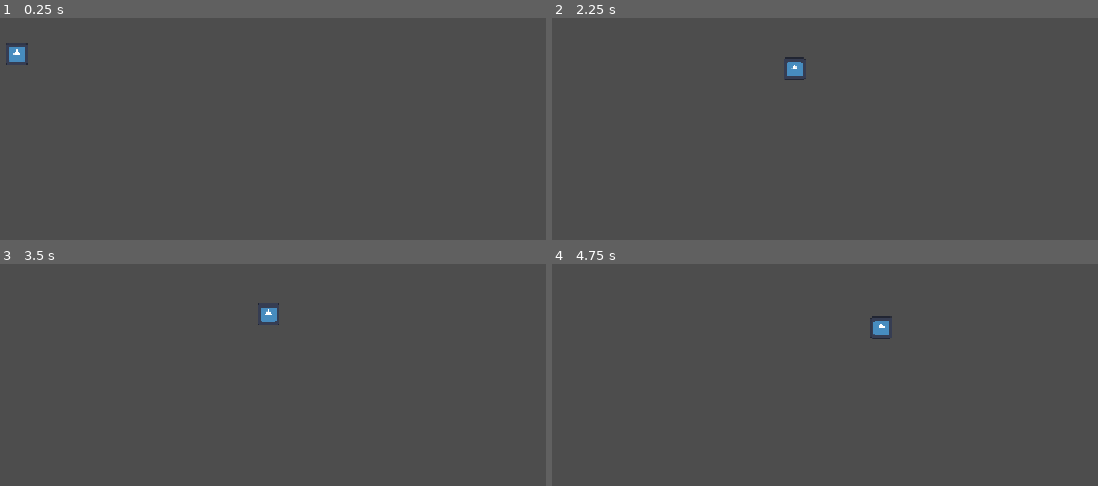
Above: before the commit, frames 1-4 (two rows, left to right).
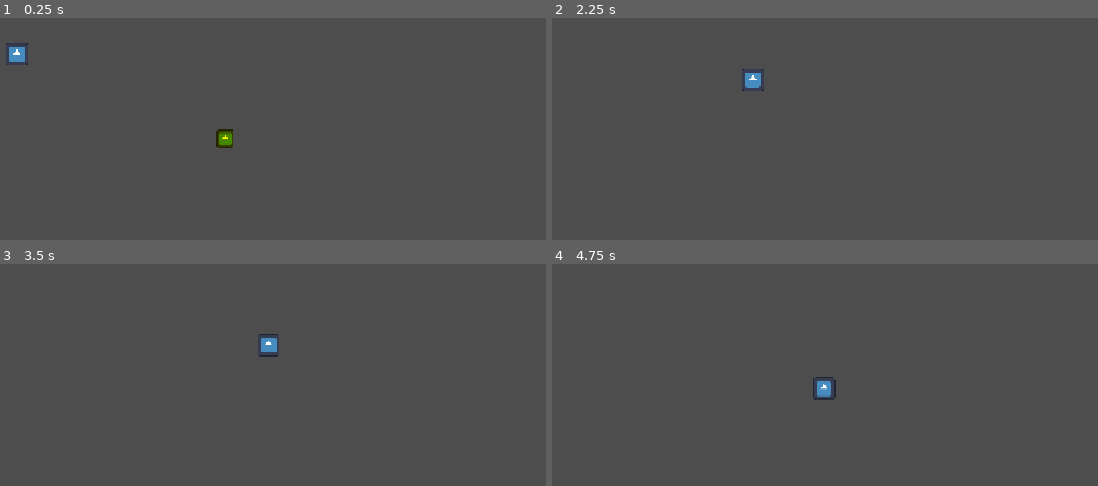
Above: after the commit, the same moments.

Repository: CS-etchigoba/godot-fashion-ability-research
Game: Godot game, scene res://scenes/main.tscn
Two runs of this game, one before a commit and one after it. Both use one fixed random seed, a clock stepped at 60 frames per second and the inputs below. The project has no main scene, so this scene is started directly. The engine's default icon, where the game draws it, is replaced by a stand-in: a white triangle on a blue panel in a dark square.
Inputs:
- Up to frame 1 (0.25 s): no input
- Up to frame 2 (2.25 s): hold D (move_right) 0.53-2.03 s; tap Shift (dash, bound only after the commit) at 0.6, 1.55, 2.1 s; tap Space (jump) at 0.77, 0.8, 1.07, 1.35, 1.52, 1.82 s; hold A (move_left) from 2.03 s (still down)
- Up to frame 3 (3.5 s): tap Space (jump) at 2.3, 3.02, 3.32 s; release A (move_left) at 2.78 s; hold D (move_right) from 2.78 s (still down); tap Shift (dash, bound only after the commit) at 2.85 s
- Up to frame 4 (4.75 s): tap Space (jump) at 3.6, 3.77, 4.07, 4.52 s; release D (move_right) at 4.28 s; hold A (move_left) from 4.28 s (still down); tap Shift (dash, bound only after the commit) at 4.35 s

The runs differ from the first frame. In frame 1, 0.3% of the frame differs, in the area x 39-43%, y 50-59%; in frame 2, 0.4%; in frame 3, 0.4%; in frame 4, 0.5%, in the area x 47-63%, y 23-62%.

Commit message:
Add collectible dash ability

Diff:
--- a/game/fashion-ability-test/project.godot
+++ b/game/fashion-ability-test/project.godot
@@ -38,6 +38,11 @@
 "events": [Object(InputEventKey,"resource_local_to_scene":false,"resource_name":"","device":-1,"window_id":0,"alt_press …(191 unchanged characters)…
 ]
 }
+dash={
+"deadzone": 0.2,
+"events": [Object(InputEventKey,"resource_local_to_scene":false,"resource_name":"","device":-1,"window_id":0,"alt_pressed":false,"shift_pressed":false,"ctrl_pressed":false,"meta_pressed":false,"pressed":false,"keycode":0,"physical_keycode":4194325,"key_label":0,"unicode":0,"location":0,"echo":false,"script":null)
+]
+}
 
 [physics]
 
--- /dev/null
+++ b/game/fashion-ability-test/scenes/dash_boots.tscn
@@ -0,0 +1,18 @@
+[gd_scene format=3 uid="uid://hqutu5pi2m5t"]
+
+[ext_resource type="Texture2D" uid="uid://bblqrj3qlvh4j" path="res://icon.svg" id="1_iovl3"]
+[ext_resource type="Script" uid="uid://ddoul34pwvvtu" path="res://scripts/dash_boots.gd" id="1_wa405"]
+
+[sub_resource type="RectangleShape2D" id="RectangleShape2D_w2d62"]
+size = Vector2(40, 40)
+
+[node name="DashBoots" type="Area2D" unique_id=1132884219]
+script = ExtResource("1_wa405")
+
+[node name="CollisionShape2D" type="CollisionShape2D" parent="." unique_id=287628168]
+shape = SubResource("RectangleShape2D_w2d62")
+
+[node name="Sprite2D" type="Sprite2D" parent="." unique_id=1787443165]
+modulate = Color(1, 0.9647059, 0, 1)
+scale = Vector2(0.2, 0.2)
+texture = ExtResource("1_iovl3")
--- a/game/fashion-ability-test/scenes/main.tscn
+++ b/game/fashion-ability-test/scenes/main.tscn
@@ -1,6 +1,7 @@
 [gd_scene format=3 uid="uid://yobetncx4dup"]
 
 [ext_resource type="PackedScene" uid="uid://2w3xg7jxk0qa" path="res://scenes/player.tscn" id="1_o5qli"]
+[ext_resource type="PackedScene" uid="uid://hqutu5pi2m5t" path="res://scenes/dash_boots.tscn" id="2_0wfyh"]
 
 [sub_resource type="RectangleShape2D" id="RectangleShape2D_w2d62"]
 size = Vector2(900, 40)
@@ -15,3 +16,6 @@
 
 [node name="CollisionShape2D" type="CollisionShape2D" parent="Floor" unique_id=37980660]
 shape = SubResource("RectangleShape2D_w2d62")
+
+[node name="DashBoots" parent="." unique_id=1132884219 instance=ExtResource("2_0wfyh")]
+position = Vector2(500, 450)
--- /dev/null
+++ b/game/fashion-ability-test/scripts/dash_boots.gd
@@ -0,0 +1,11 @@
+extends Area2D
+
+
+func _ready() -> void:
+	body_entered.connect(_on_body_entered)
+
+
+func _on_body_entered(body: Node2D) -> void:
+	if body.has_method("unlock_dash"):
+		body.unlock_dash()
+		queue_free()
--- a/game/fashion-ability-test/scripts/player.gd
+++ b/game/fashion-ability-test/scripts/player.gd
@@ -1,20 +1,48 @@
 extends CharacterBody2D
+
 const SPEED := 250.0
 const JUMP_VELOCITY := -450.0
+const DASH_SPEED := 700.0
+const DASH_DURATION := 0.18
+
+var has_dash := false
+var is_dashing := false
+var dash_time_left := 0.0
+var facing_direction := 1.0
 
 
 func _physics_process(delta: float) -> void:
-	if not is_on_floor():
-		velocity += get_gravity() * delta
-
-	if Input.is_action_just_pressed("jump") and is_on_floor():
-		velocity.y = JUMP_VELOCITY
-
 	var direction := Input.get_axis("move_left", "move_right")
 
-	if direction:
-		velocity.x = direction * SPEED
+	if direction != 0:
+		facing_direction = direction
+
+	if has_dash and Input.is_action_just_pressed("dash") and not is_dashing:
+		is_dashing = true
+		dash_time_left = DASH_DURATION
+
+	if is_dashing:
+		velocity.x = facing_direction * DASH_SPEED
+		velocity.y = 0
+		dash_time_left -= delta
+
+		if dash_time_left <= 0:
+			is_dashing = false
 	else:
-		velocity.x = move_toward(velocity.x, 0, SPEED)
+		if not is_on_floor():
+			velocity += get_gravity() * delta
+
+		if Input.is_action_just_pressed("jump") and is_on_floor():
+			velocity.y = JUMP_VELOCITY
+
+		if direction:
+			velocity.x = direction * SPEED
+		else:
+			velocity.x = move_toward(velocity.x, 0, SPEED)
 
 	move_and_slide()
+
+
+func unlock_dash() -> void:
+	has_dash = true
+	print("Dash Boots collected! Dash unlocked.")
Not shown, added: game/fashion-ability-test/scripts/dash_boots.gd.uid
